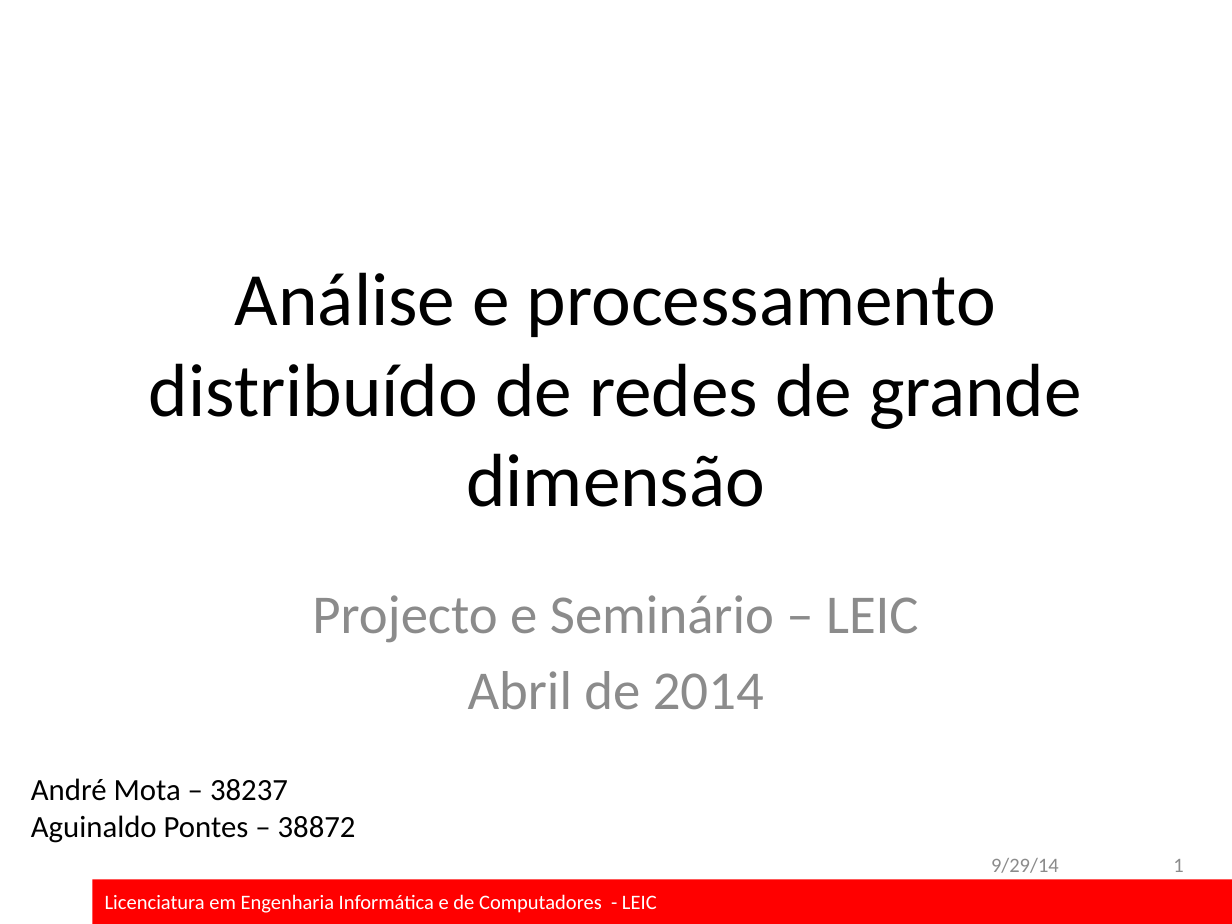
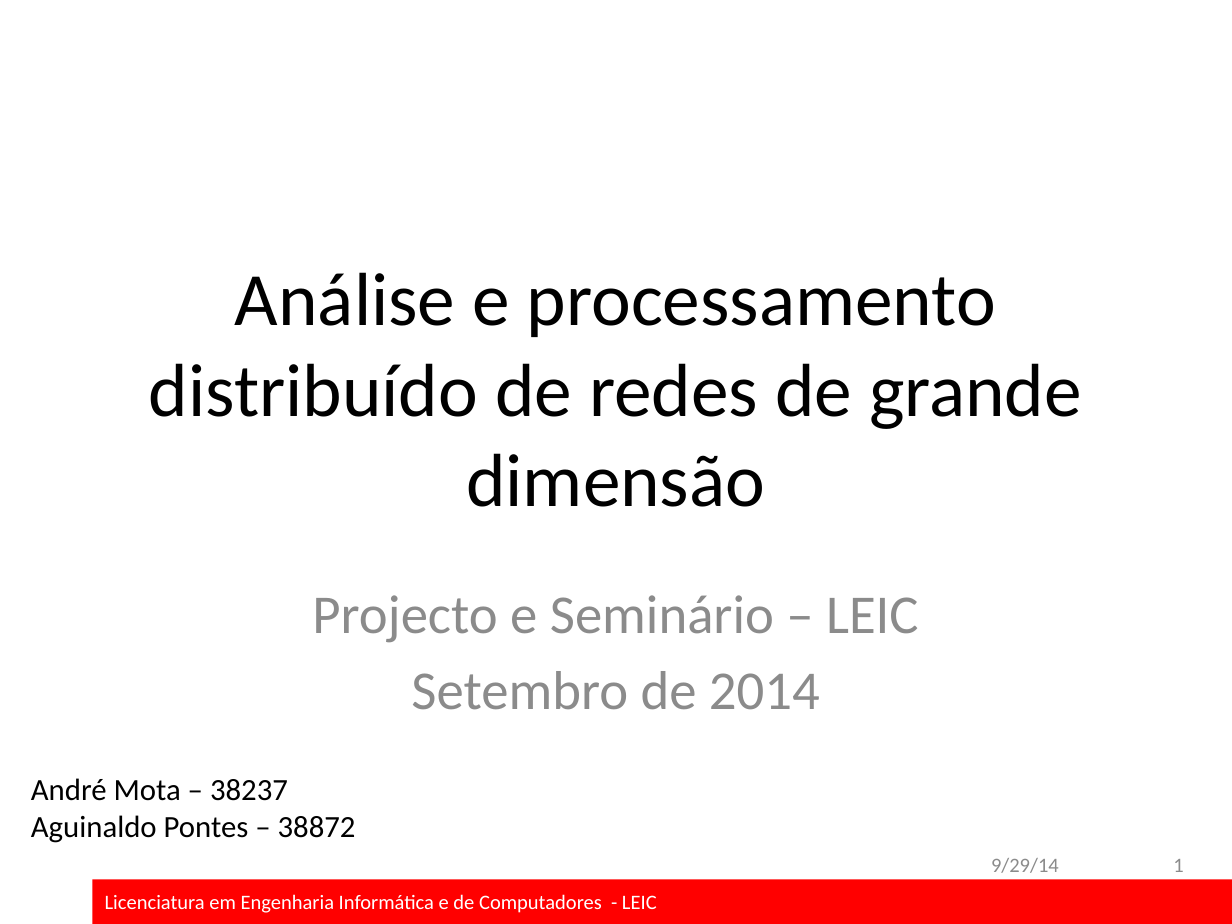
Before and after one commit to andremota/Distributed-Graph-Processing, a slide deck: slide 1 of docs/apresentação/apres_isel_format.odp. Drawn at 1232x924 pixels with LibreOffice and Linux fonts; fonts in the diff are those of the drawing; background and template pictures are left out. Boxes give left, top, right and bottom in pixels: in the first picture for what was removed or moved away, otherwise in the second. Text is boxed around its words. In the diff, an @@ line names an element or a change of style, - is before the commit and + after.

Commit message:
Mais correcções

```diff
--- a/docs/apresentação/apres_isel_format.odp
+++ b/docs/apresentação/apres_isel_format.odp
@@ subtitle at (411,671,820,710): text changed @@
-Abril de 2014
+Setembro de 2014
```
